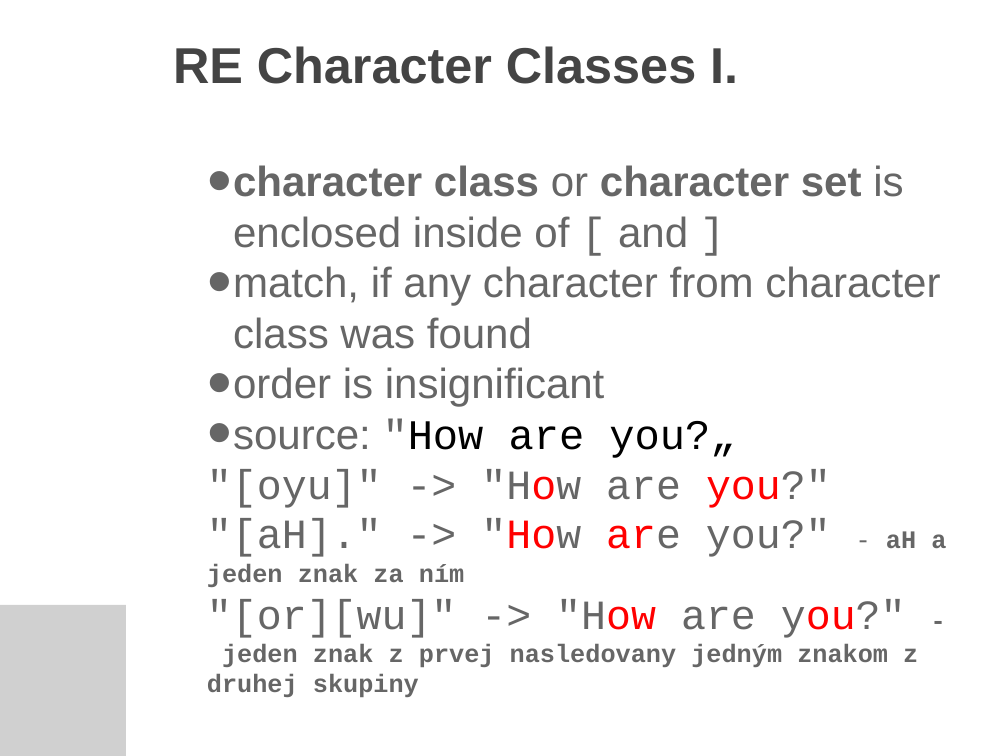
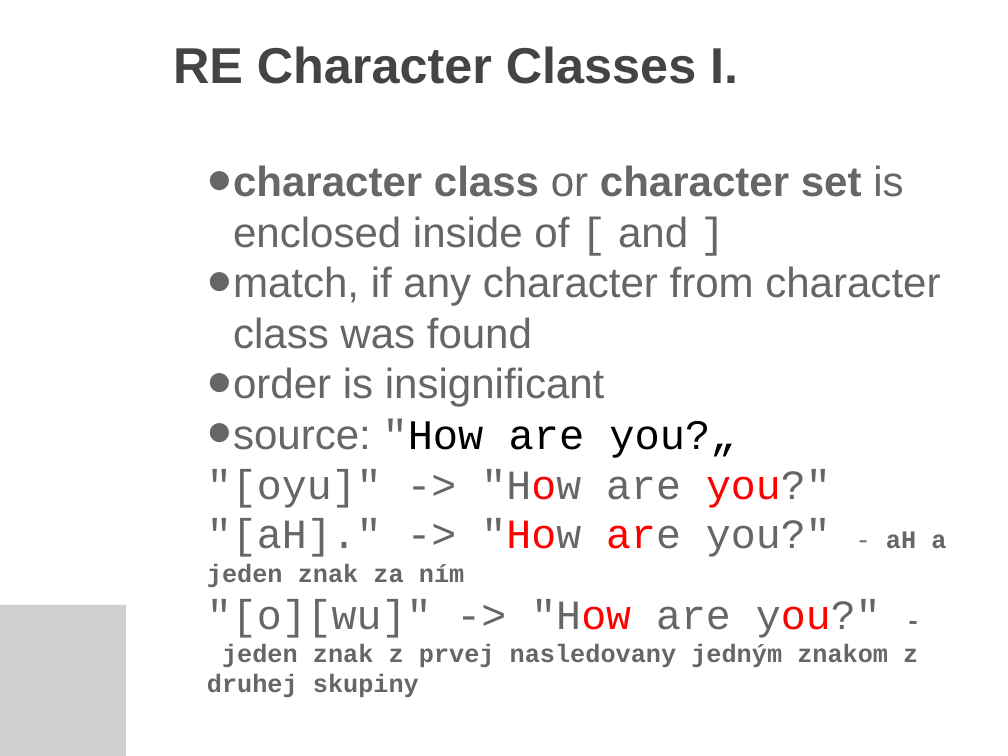
Before and after one commit to jb23lm87/OS-prednasky, a slide deck: slide 6 of LC UNIX/07 Regular Expressions.pptx. Drawn at 1008x756 pixels with LibreOffice and Linux fonts; fonts in the diff are those of the drawing; grey boxes stand for pictures; background and template pictures are left out. Boxes give left, top, right and bottom in pixels: in the first picture for what was removed or moved away, otherwise in the second. Text is boxed around its words. In the diff, an @@ line names an element or a change of style, - is before the commit and + after.

```diff
--- a/LC UNIX/07 Regular Expressions.pptx
+++ b/LC UNIX/07 Regular Expressions.pptx
@@ text at <box>207,469,946,697</box>: text changed @@
-"[oyu]" -> "How are you?" "[aH]." -> "How are you?" - aH a jeden znak za ním
-"[or][wu]" -> "How are you?" - jeden znak z prvej nasledovany jedným znakom z druhej skupiny
+"[oyu]" -> "How are you?" "[aH]." -> "How are you?" - aH a jeden znak za ním
+"[o][wu]" -> "How are you?" - jeden znak z prvej nasledovany jedným znakom z druhej skupiny
```
Also in this commit, not shown: 2 other slides changed, 1 other file.
